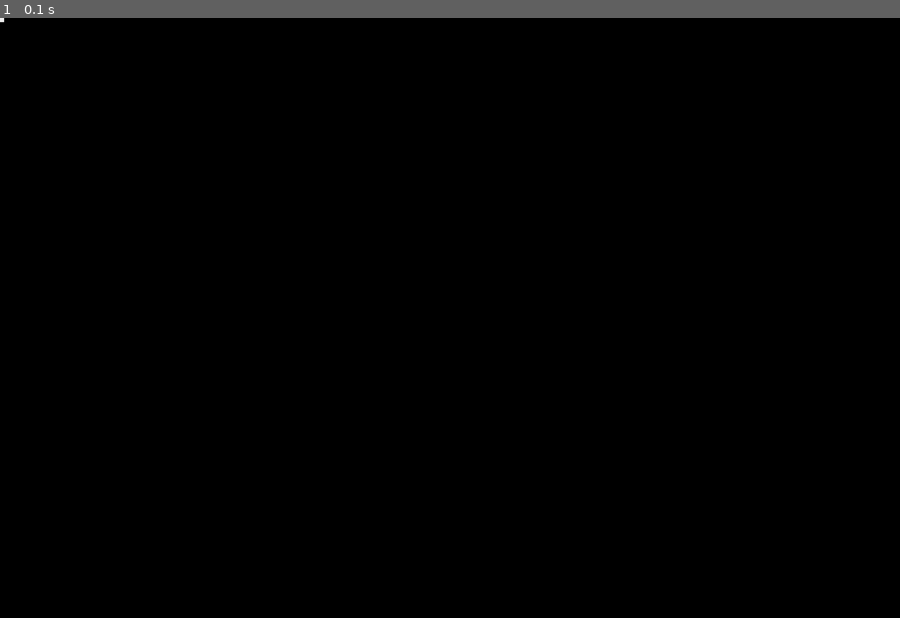
Above: before the commit, frame 1.
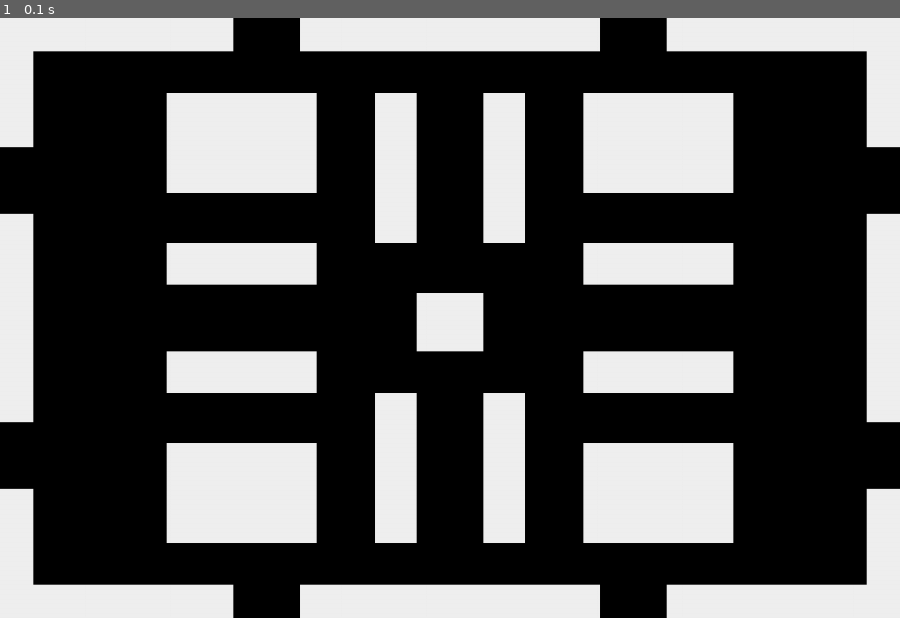
Above: after the commit, the same moment.

Repository: finnstamer/pygameInformatik
Game: pygame game, started from game.py
The game is run twice, just before and just after one commit, with the same random seed, the same clock (stepped at 60 frames per second) and the same inputs.
Inputs:
- Up to frame 1 (0.1 s): no input

The runs differ from the first frame. In frame 1, 36% of the frame differs, in the area x 0-100%, y 0-100%.

Commit message:
Update levels.py
Maps3

Diff:
--- a/levels.py
+++ b/levels.py
@@ -21,6 +21,89 @@
 # 3. Füge einem neuen Level deine Objekte hinzu
 #   level = Level(1, *mB.objects)
 
+
+
+class Level1(AbstractLevel):
+    def __init__(self) -> None:
+        super().__init__(1)
+    def make(self):
+        mB = MapBuilder()
+        objects = [
+          # Mittlerer Block
+          Wall(Vector2(500,330), width=80, height=70),
+          # Oben rechts und links länglich
+          Wall(Vector2(450,90), width=50, height=180),
+          Wall(Vector2(580,90), width=50, height=180),
+          # Unten rechts und links länglich
+          Wall(Vector2(450,450), width=50, height=180),
+          Wall(Vector2(580,450), width=50, height=180),
+          # Mitte links oben und unten
+          Wall(Vector2(200,270), width=180, height=50),
+          Wall(Vector2(200,400), width=180, height=50),
+          # Mitte rechts oben und unten
+          Wall(Vector2(700,270), width=180, height=50),
+          Wall(Vector2(700,400), width=180, height=50),
+          #oben
+          Wall(Vector2(360,0), width=360, height=40),
+          #unten
+          Wall(Vector2(360,680), width=360, height=40),
+          #rechts
+          Wall(Vector2(0,235), width=40, height=250),
+          #links
+          Wall(Vector2(1040,235), width=40, height=250),
+          # Oben links (groß)
+          Wall(Vector2(200,90), width=180, height=120),
+          # Oben rechts (groß)
+          Wall(Vector2(700,90), width=180, height=120),
+          # Unten links (groß)
+          Wall(Vector2(200,510), width=180, height=120),
+          # Unten rechts (groß)
+          Wall(Vector2(700,510), width=180, height=120),
+          # Obere rechte Ecke
+          Wall(Vector2(0,0), width=280, height=40),
+          Wall(Vector2(0,0), width=40, height=155),
+          # Untere rechte Ecke
+          Wall(Vector2(0,565), width=40, height=155),
+          Wall(Vector2(0,680), width=280, height=40),
+          # Obere linke Ecke
+          Wall(Vector2(800,0), width=280, height=40),
+          Wall(Vector2(1040,0), width=40, height=155),
+          # Untere linke Ecke
+          Wall(Vector2(1040,565), width=40, height=155),
+          Wall(Vector2(800,680), width=280, height=40),
+          #
+        ]
+        mB.addObject(*objects)
+        self.objects = mB.objects
+
+
+
+
+
+
+
+
+
+
+
+
+
+
+
+
+
+
+
+
+
+
+
+
+
+
+
+
+"""
 class Level1(AbstractLevel):
     def __init__(self) -> None:
         super().__init__(1)
@@ -55,3 +138,4 @@
 # mB.pointMirror(player.cRect.corners[0], player, ektoplasma)
 # mB.axisMirror(-1, player.pos.y, player, ektoplasma)
 # level1 = Level(1, *mB.objects)
+"""
